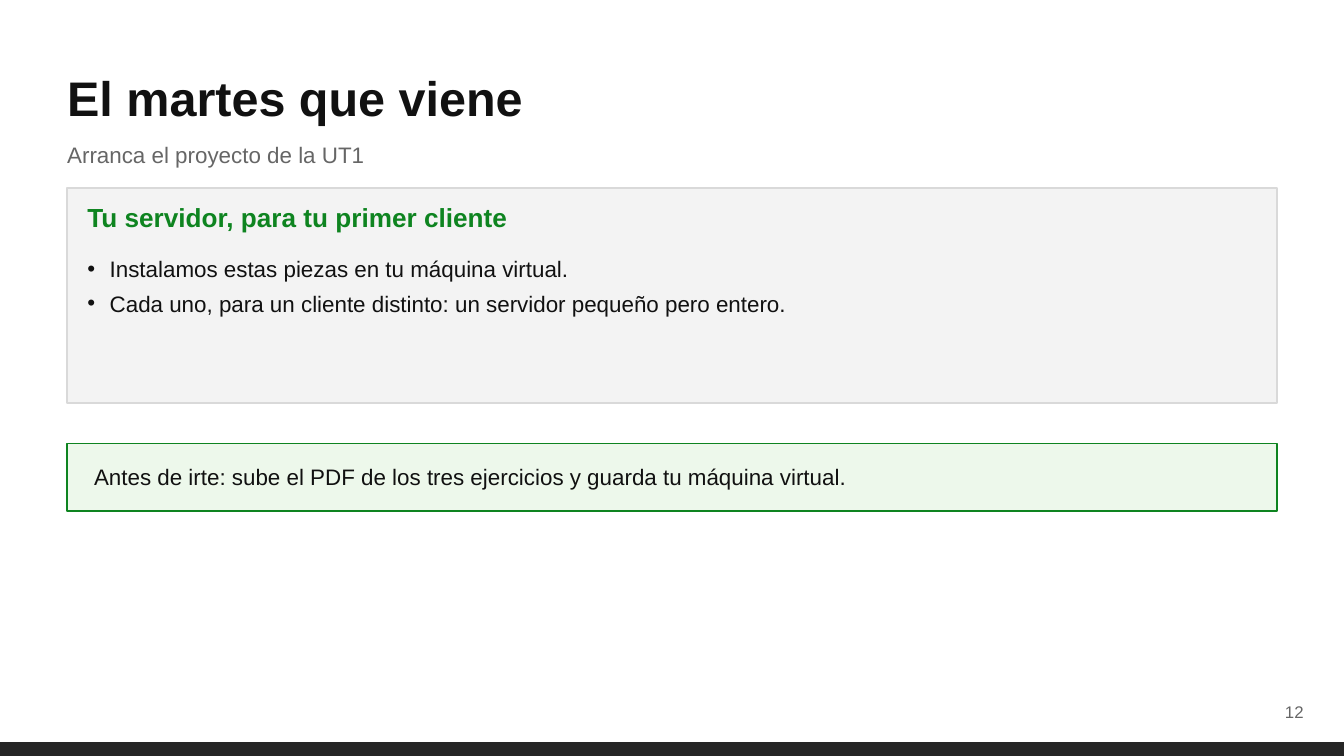
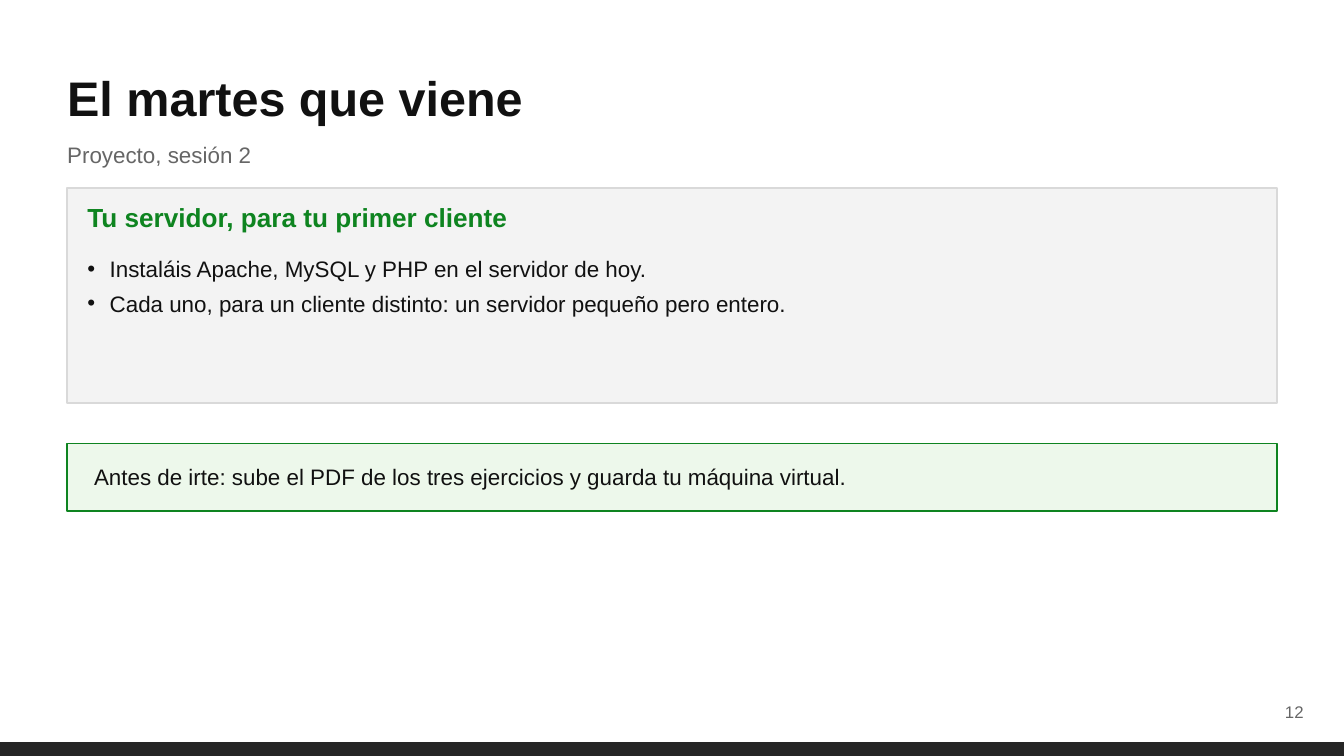
Before and after one commit to carlospra/iaw-2627-ies-villaverde, a slide deck: slide 12 of static/material/UT1_Dia1_presentacion_IAW.pptx. Drawn at 1344x756 pixels with LibreOffice and Linux fonts; fonts in the diff are those of the drawing. Boxes give left, top, right and bottom in pixels: in the first picture for what was removed or moved away, otherwise in the second. Text is boxed around its words. In the diff, an @@ line names an element or a change of style, - is before the commit and + after.

Commit message:
docs: sesión 1 del proyecto en equipo

```diff
--- a/static/material/UT1_Dia1_presentacion_IAW.pptx
+++ b/static/material/UT1_Dia1_presentacion_IAW.pptx
@@ text at (67,146,251,168): text changed @@
-Arranca el proyecto de la UT1
+Proyecto, sesión 2
@@ text at (110,260,646,282): text changed @@
-• Instalamos estas piezas en tu máquina virtual.
+• Instaláis Apache, MySQL y PHP en el servidor de hoy.
```
Also in this commit, not shown: 4 other files.
